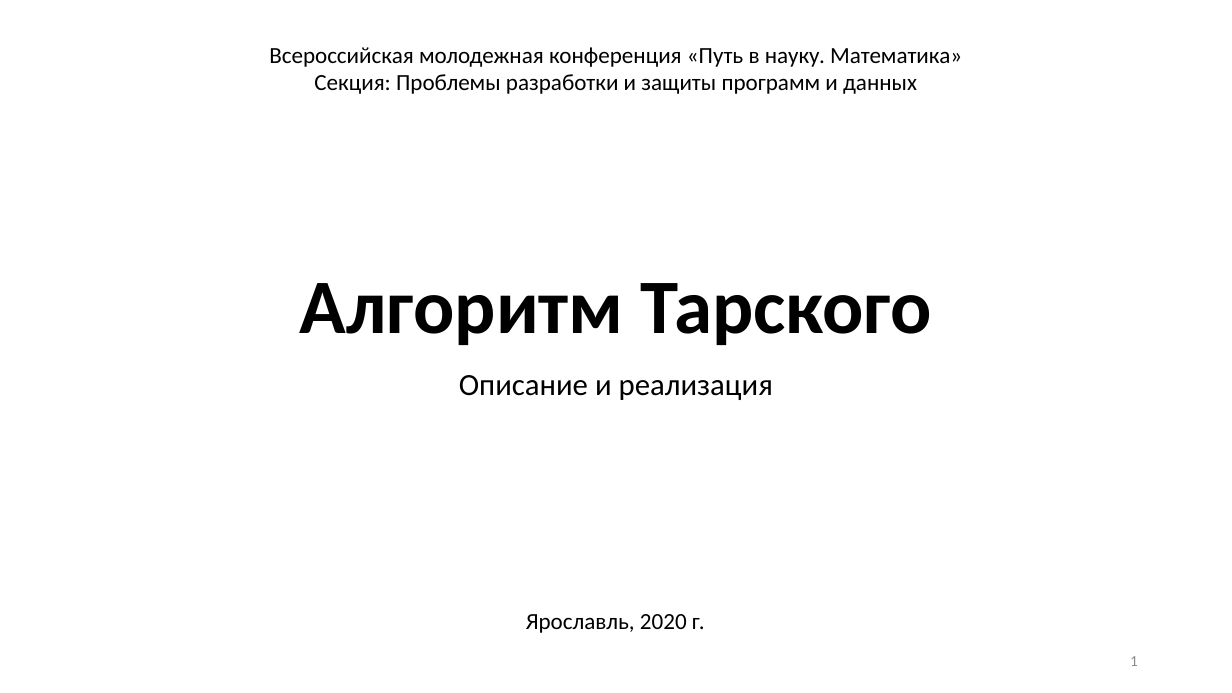
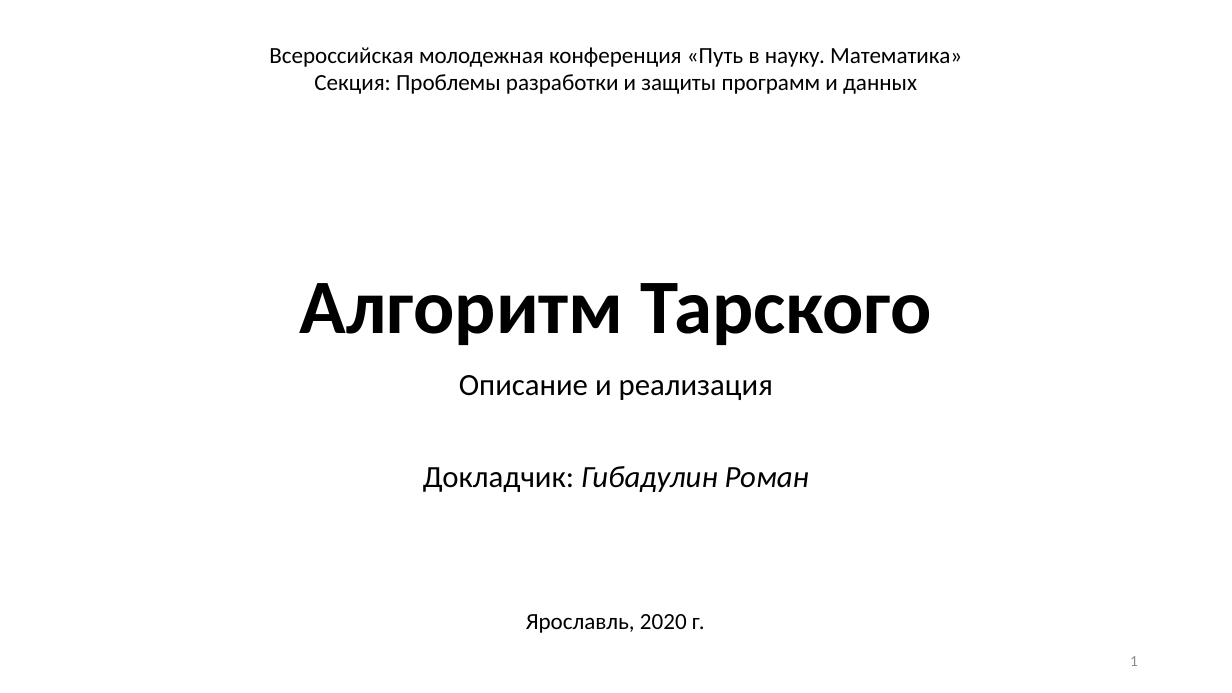
Before and after one commit to romarioGI/Coursework2k19-2k20, a slide deck: slide 1 of Материалы к конференции Путь в науку 2020/Путь в науку.pptx. Drawn at 1232x693 pixels with LibreOffice and Linux fonts; fonts in the diff are those of the drawing. Boxes give left, top, right and bottom in pixels: in the first picture for what was removed or moved away, otherwise in the second. Text is boxed around its words. In the diff, an @@ line names an element or a change of style, - is before the commit and + after.

```diff
--- a/Материалы к конференции Путь в науку 2020/Путь в науку.pptx
+++ b/Материалы к конференции Путь в науку 2020/Путь в науку.pptx
@@ subtitle at [423,466,809,492]: paragraph added @@
+Докладчик: Гибадулин Роман
```
Also in this commit, not shown: 1 other slide changed, 1 slide removed.
